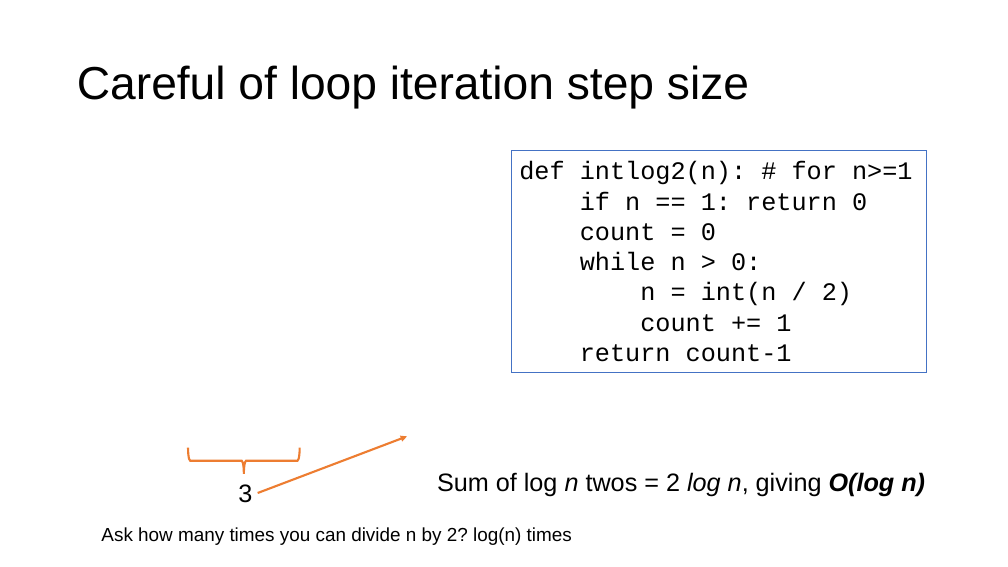
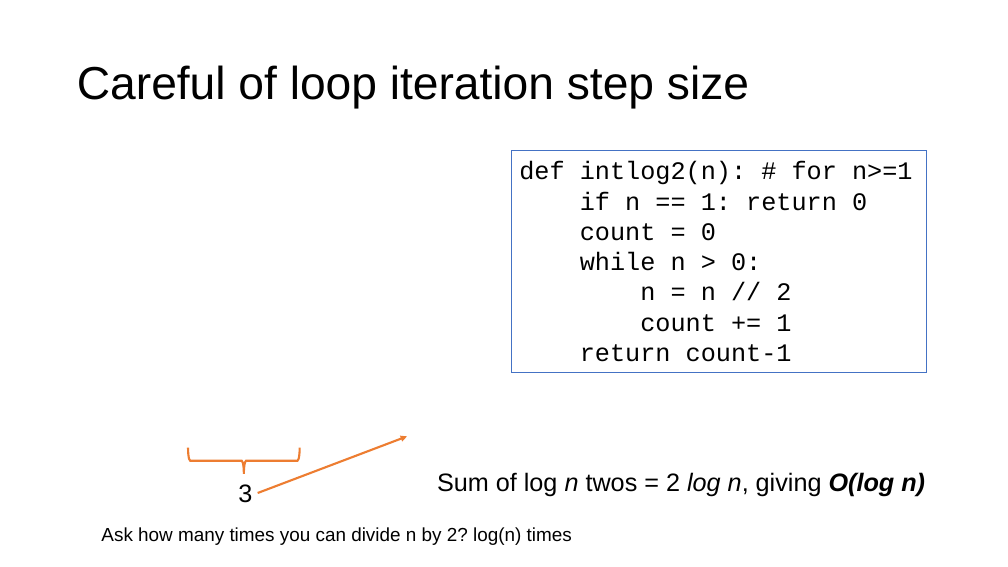
Before and after one commit to parrt/msds689, a slide deck: slide 21 of notes/complexity.pptx. Drawn at 1008x567 pixels with LibreOffice and Linux fonts; fonts in the diff are those of the drawing; grey boxes stand for pictures; background and template pictures are left out. Boxes give left, top, right and bottom in pixels: in the first picture for what was removed or moved away, otherwise in the second. Text is boxed around its words. In the diff, an @@ line names an element or a change of style, - is before the commit and + after.

```diff
--- a/notes/complexity.pptx
+++ b/notes/complexity.pptx
@@ text in rectangle at [640,283,791,300]: text changed @@
-n = int(n / 2)
+n = n // 2
```
Also in this commit, not shown: 3 other slides changed, 4 other files.
